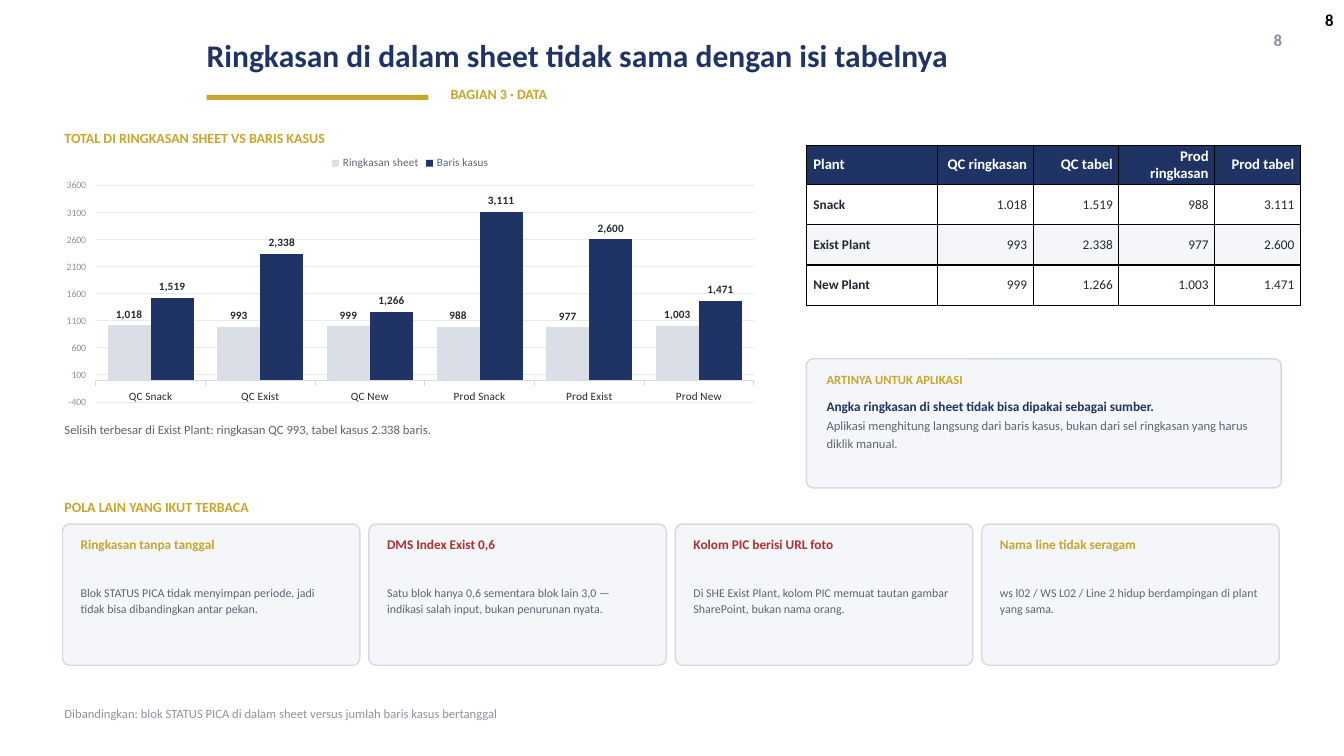
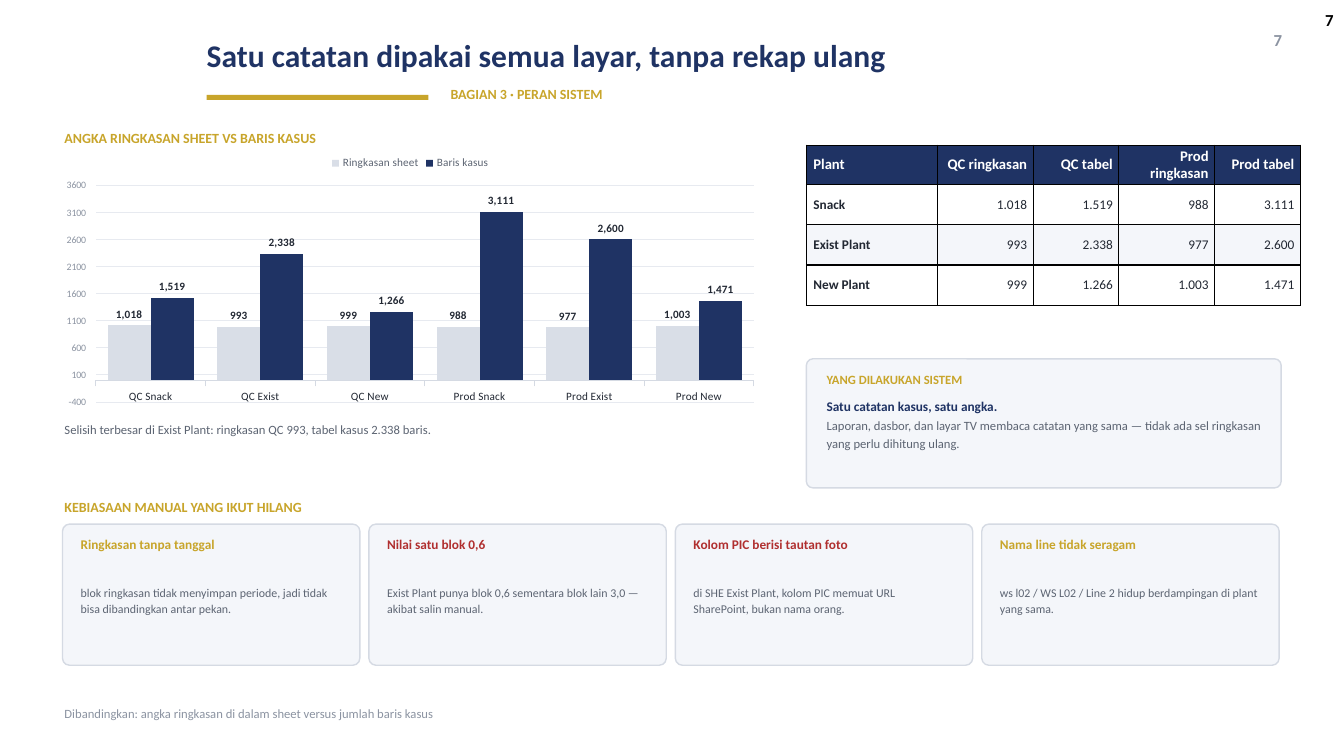
Before and after one commit to GalaxyDust/DailyMonitoringSystem_App, a slide deck: slide 7 of docs/DMS_Digitalisasi_v1.pptx (slide 8 before the commit). Drawn at 1344x756 pixels with LibreOffice and Linux fonts; fonts in the diff are those of the drawing; background and template pictures are left out. Boxes give left, top, right and bottom in pixels: in the first picture for what was removed or moved away, otherwise in the second. Text is boxed around its words. In the diff, an @@ line names an element or a change of style, - is before the commit and + after.

Commit message:
docs(ppt): geser fokus deck dari rumus ke peran sistem menggantikan pekerjaan manual

```diff
--- a/docs/DMS_Digitalisasi_v1.pptx
+++ b/docs/DMS_Digitalisasi_v1.pptx
@@ page number at (1325, 15, 1333, 26): text changed @@
-8
+7
@@ title at (207, 45, 885, 73): text changed @@
-Ringkasan di dalam sheet tidak sama dengan isi tabelnya
+Satu catatan dipakai semua layar, tanpa rekap ulang
@@ text at (1274, 35, 1282, 46): text changed @@
-8
+7
@@ text at (451, 90, 603, 99): text changed @@
-BAGIAN 3 · DATA
+BAGIAN 3 · PERAN SISTEM
@@ text at (64, 134, 316, 143): text changed @@
-TOTAL DI RINGKASAN SHEET VS BARIS KASUS
+ANGKA RINGKASAN SHEET VS BARIS KASUS
@@ text at (827, 375, 963, 384): text changed @@
-ARTINYA UNTUK APLIKASI
+YANG DILAKUKAN SISTEM
@@ text at (827, 401, 1261, 450): text changed @@
-Angka ringkasan di sheet tidak bisa dipakai sebagai sumber.
-Aplikasi menghitung langsung dari baris kasus, bukan dari sel ringkasan yang harus diklik manual.
+Satu catatan kasus, satu angka.
+Laporan, dasbor, dan layar TV membaca catatan yang sama — tidak ada sel ringkasan yang perlu dihitung ulang.
@@ text at (64, 503, 302, 512): text changed @@
-POLA LAIN YANG IKUT TERBACA
+KEBIASAAN MANUAL YANG IKUT HILANG
@@ text at (387, 539, 485, 551): text changed @@
-DMS Index Exist 0,6
+Nilai satu blok 0,6
@@ text at (693, 539, 848, 549): text changed @@
-Kolom PIC berisi URL foto
+Kolom PIC berisi tautan foto
@@ text at (81, 589, 327, 615): text changed @@
-Blok STATUS PICA tidak menyimpan periode, jadi tidak bisa dibandingkan antar pekan.
+blok ringkasan tidak menyimpan periode, jadi tidak bisa dibandingkan antar pekan.
@@ text at (387, 589, 625, 613): text changed @@
-Satu blok hanya 0,6 sementara blok lain 3,0 — indikasi salah input, bukan penurunan nyata.
+Exist Plant punya blok 0,6 sementara blok lain 3,0 — akibat salin manual.
@@ text at (693, 589, 895, 615): text changed @@
-Di SHE Exist Plant, kolom PIC memuat tautan gambar SharePoint, bukan nama orang.
+di SHE Exist Plant, kolom PIC memuat URL SharePoint, bukan nama orang.
@@ text at (64, 709, 433, 720): text changed @@
-Dibandingkan: blok STATUS PICA di dalam sheet versus jumlah baris kasus bertanggal
+Dibandingkan: angka ringkasan di dalam sheet versus jumlah baris kasus
```
Also in this commit, not shown: 10 other slides changed, 2 slides added, 2 slides removed, 1 other file.
